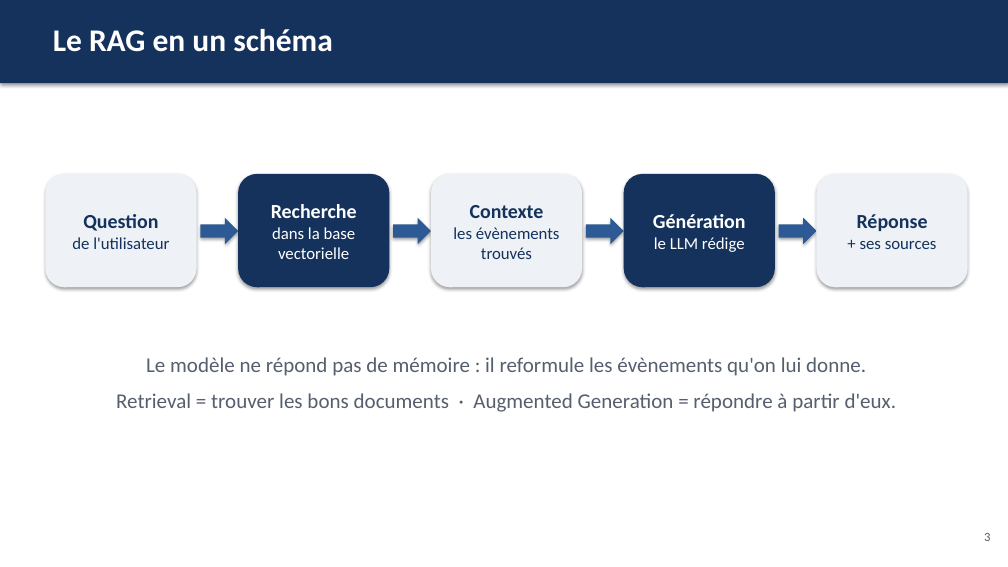
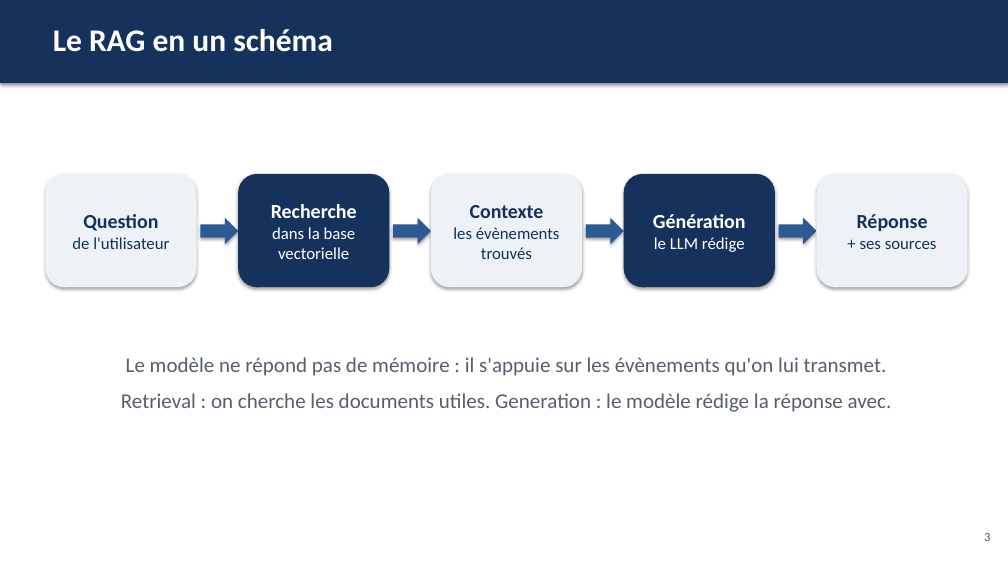
Before and after one commit to Matz-ai/concevoir-et-deployer-un-systeme-rag, a slide deck: slide 3 of livrables/presentation.pptx. Drawn at 1008x567 pixels with LibreOffice and Linux fonts; fonts in the diff are those of the drawing. Boxes give left, top, right and bottom in pixels: in the first picture for what was removed or moved away, otherwise in the second. Text is boxed around its words. In the diff, an @@ line names an element or a change of style, - is before the commit and + after.

```diff
--- a/livrables/presentation.pptx
+++ b/livrables/presentation.pptx
@@ text at <box>121,357,892,412</box>: text changed @@
-Le modèle ne répond pas de mémoire : il reformule les évènements qu'on lui donne.
-Retrieval = trouver les bons documents · Augmented Generation = répondre à partir d'eux.
+Le modèle ne répond pas de mémoire : il s'appuie sur les évènements qu'on lui transmet.
+Retrieval : on cherche les documents utiles. Generation : le modèle rédige la réponse avec.
```
Also in this commit, not shown: 11 other slides changed, 1 other file.
